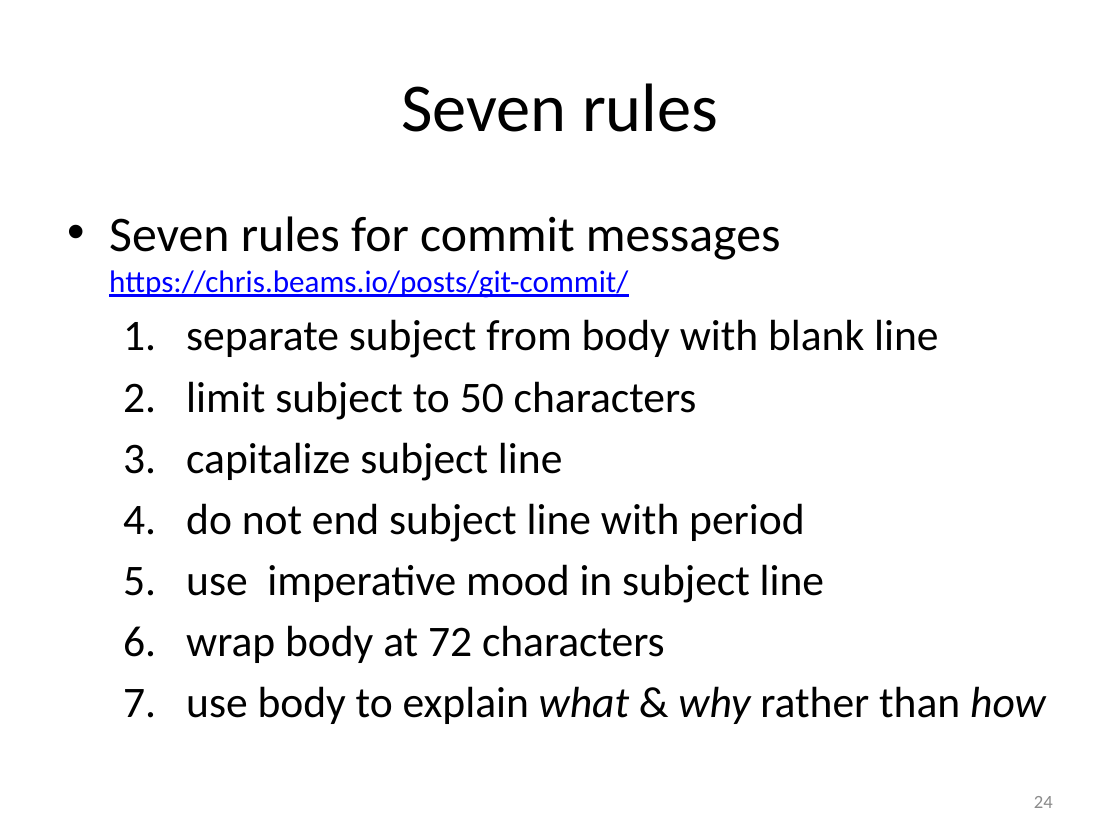
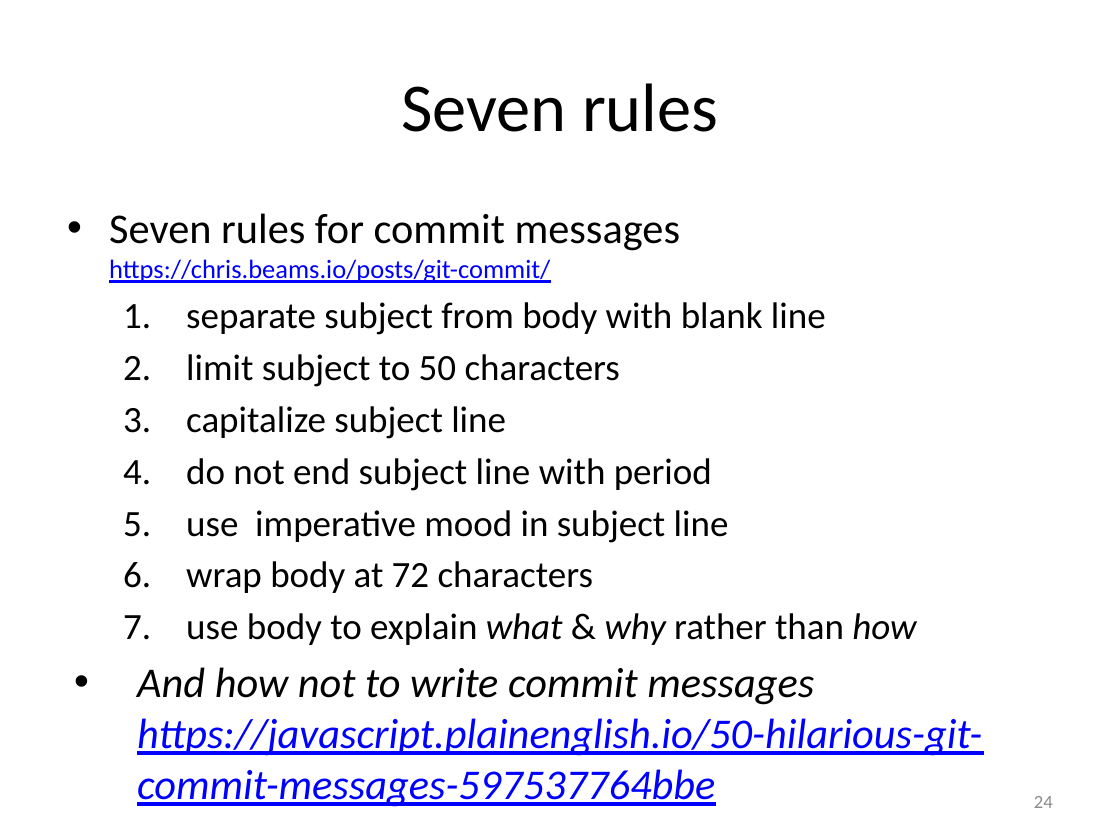
Before and after one commit to gjbex/Version-control-with-git, a slide deck: slide 24 of version_control_git.pptx. Drawn at 1120x840 pixels with LibreOffice and Linux fonts; fonts in the diff are those of the drawing. Boxes give left, top, right and bottom in pixels: in the first picture for what was removed or moved away, otherwise in the second. Text is boxed around its words. In the diff, an @@ line names an element or a change of style, - is before the commit and + after.

Commit message:
Add URL to humorous commit messages

```diff
--- a/version_control_git.pptx
+++ b/version_control_git.pptx
@@ text at bbox=[109, 213, 916, 645]: size 32 to 27.2 pt in "Seven rules for commit messages"; size 20 to 17 pt in "https://chris.beams.io/posts/git-commit/"; size 28 to 23.8 pt in "separate subject from body with blank line", "limit subject to 50 characters", "capitalize subject line", "do not end subject line with period" and 3 more places @@
@@ text at bbox=[137, 667, 982, 756]: paragraph added @@
+• And how not to write commit messages
+  https://javascript.plainenglish.io/50-hilarious-git-commit-messages-597537764bbe
```
Also in this commit, not shown: 2 other slides changed.
